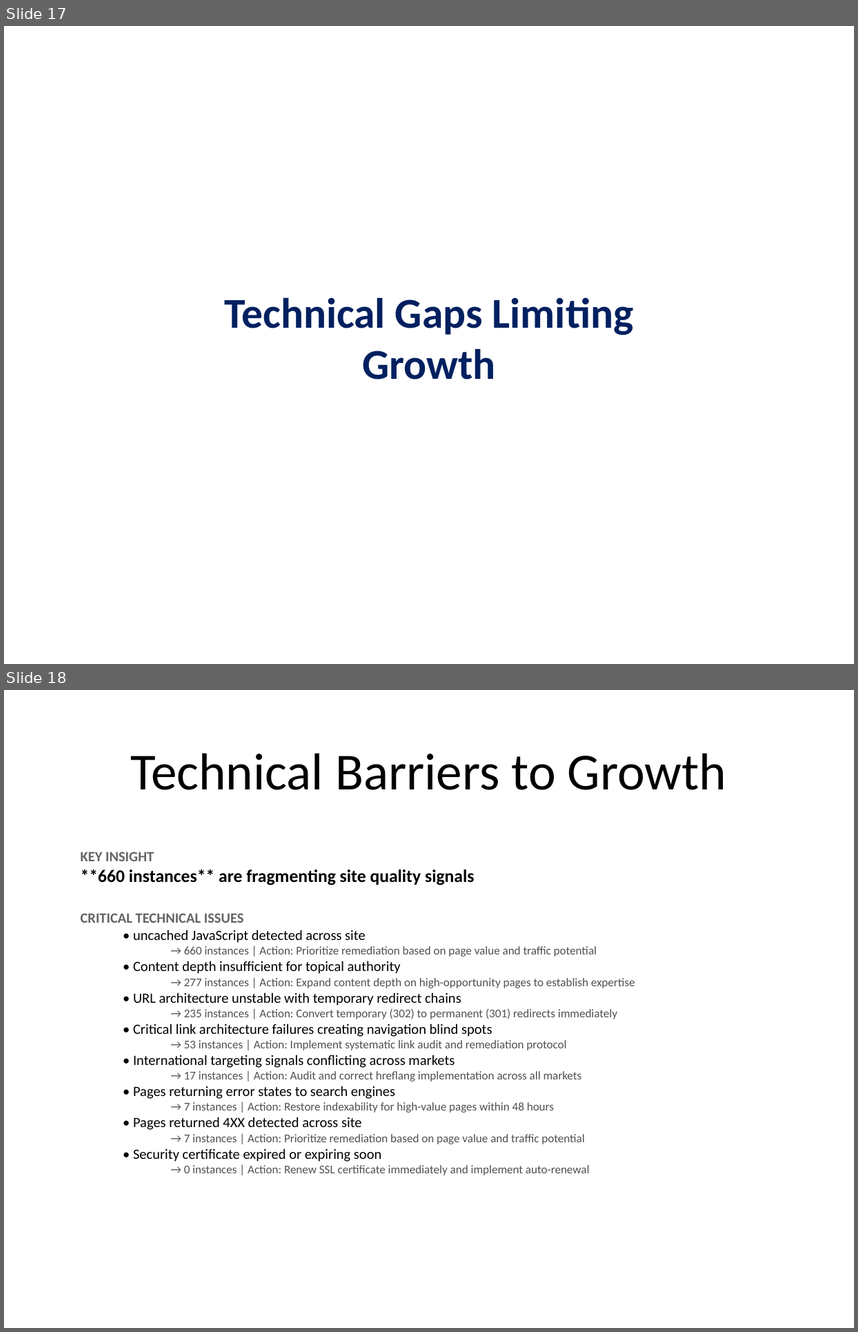
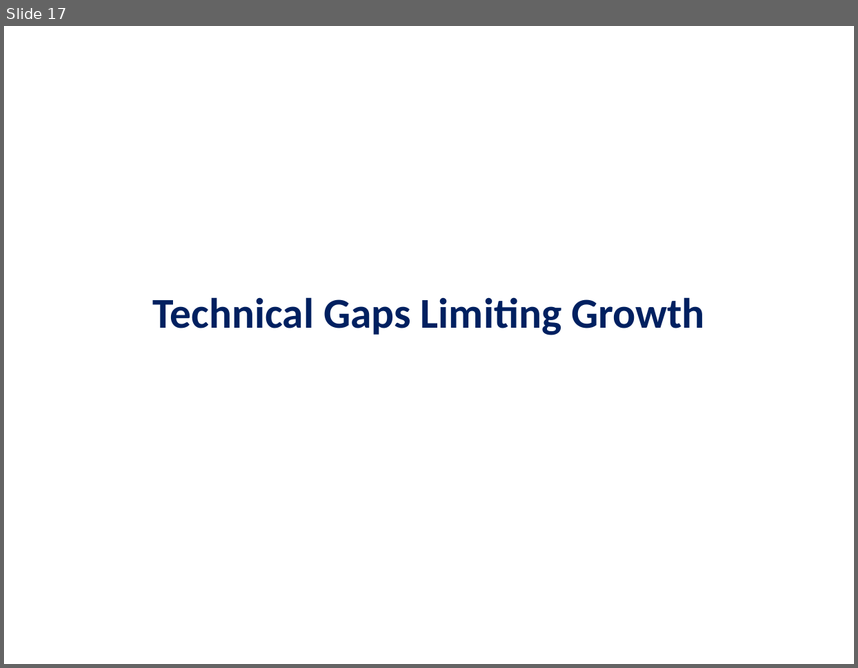
Before and after one commit to analytics-wq/seo-audit-automation, a slide deck: SEO_Strategy.pptx. Shown one above the other, each under a label of ours: slides 17 and 18 before the commit, slide 17 after it. The pictures are 858x1332 and 858x668 pixels, drawn with LibreOffice and Linux fonts; fonts in the diff are those of the drawing. Boxes give left, top, right and bottom in pixels: in the first picture for what was removed or moved away, otherwise in the second. Text is boxed around its words. In the diff, an @@ line names an element or a change of style, - is before the commit and + after.

```diff
--- a/SEO_Strategy.pptx
+++ b/SEO_Strategy.pptx
@@ slide 18 removed at box(4, 690, 854, 1328), background #FFFFFF @@
@@ title removed at box(130, 753, 727, 790) @@
-Technical Barriers to Growth
@@ text removed at box(81, 851, 635, 1175) @@
-KEY INSIGHT
-**660 instances** are fragmenting site quality signals
-CRITICAL TECHNICAL ISSUES
-  • uncached JavaScript detected across site
-    → 660 instances | Action: Prioritize remediation based on page value and traffic potential
-  • Content depth insufficient for topical authority
-    → 277 instances | Action: Expand content depth on high-opportunity pages to establish expertise
-  • URL architecture unstable with temporary redirect chains
-    → 235 instances | Action: Convert temporary (302) to permanent (301) redirects immediately
-  • Critical link architecture failures creating navigation blind spots
-    → 53 instances | Action: Implement systematic link audit and remediation protocol
-  • International targeting signals conflicting across markets
-    → 17 instances | Action: Audit and correct hreflang implementation across all markets
-  • Pages returning error states to search engines
-    → 7 instances | Action: Restore indexability for high-value pages within 48 hours
-  • Pages returned 4XX detected across site
-    → 7 instances | Action: Prioritize remediation based on page value and traffic potential
-  • Security certificate expired or expiring soon
-    → 0 instances | Action: Renew SSL certificate immediately and implement auto-renewal
@@ slide 17 changed as well @@
@@ text "Technical Gaps Limiting Growth" rewrapped from box(224, 297, 634, 379) to box(152, 297, 705, 335) @@
```
Also in this commit, not shown: 12 other slides changed, 13 slides added, 12 other slides removed, 3 other files.
